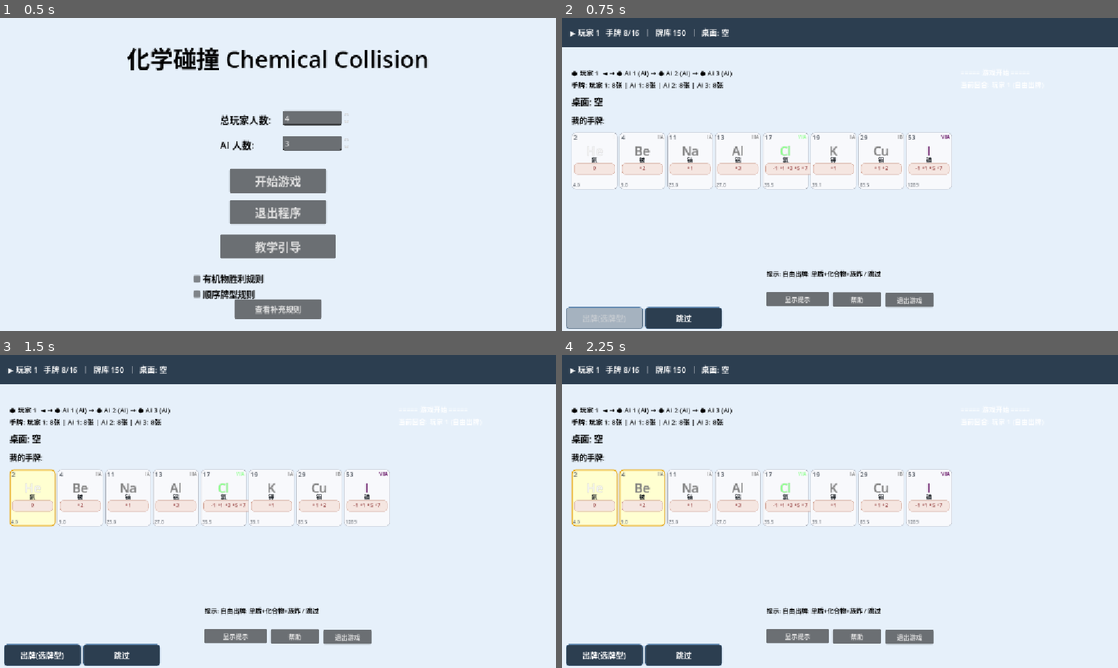
Above: before the commit, frames 1-4 (two rows, left to right).
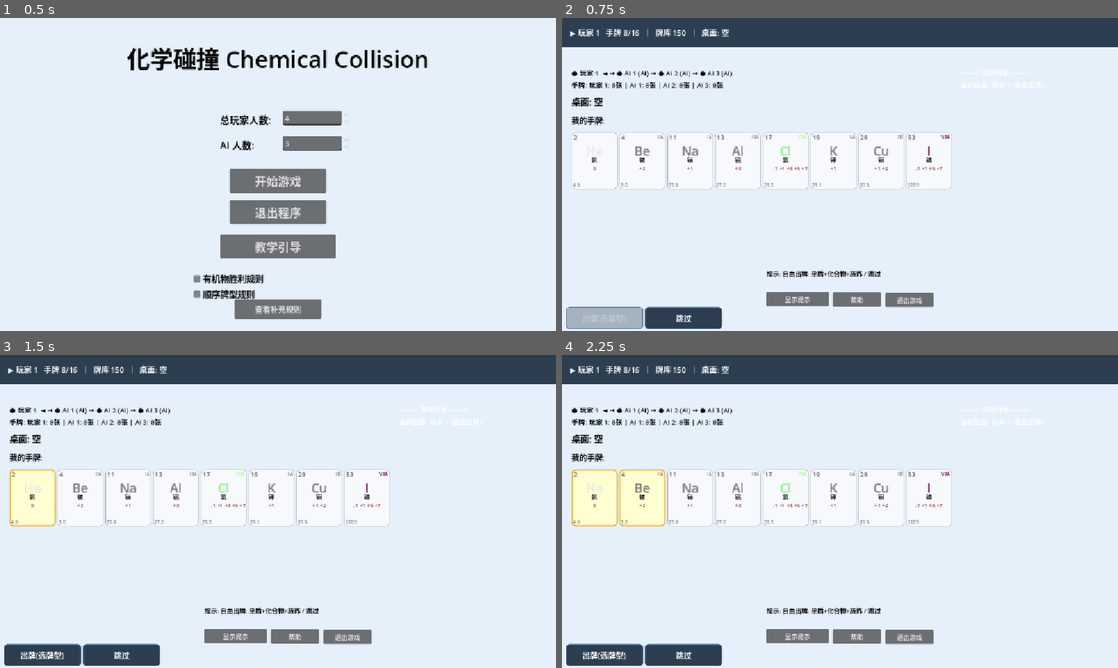
Above: after the commit, the same moments.

Repository: clear-rain108/Chemical_Collision
Game: Godot game, scene res://Main.tscn
The game is run twice, just before and just after one commit, with the same random seed, the same clock (stepped at 60 frames per second) and the same inputs.
Inputs:
- Up to frame 1 (0.5 s): no input
- Up to frame 2 (0.75 s): click "开始游戏" at 0.5 s
- Up to frame 3 (1.5 s): click "2" at 1.25 s
- Up to frame 4 (2.25 s): click "4" at 2 s

Frame 1 is identical in both runs. In frame 2, 2.3% of the frame differs, in the area x 2-70%, y 46-51%; in frame 3, 2.3%; in frame 4, 2.3%.

Commit message:
【回调】化合价显示

Diff:
--- a/chemical-1/scripts/GameUI.gd
+++ b/chemical-1/scripts/GameUI.gd
@@ -1271,20 +1271,7 @@
 	l_val.add_theme_color_override("font_color", Color(0.55, 0.2, 0.2, 1))
 	l_val.horizontal_alignment = HORIZONTAL_ALIGNMENT_CENTER
 	l_val.size = Vector2(85, 16)
-	l_val.position = Vector2(5, 64)
-	# 化合价圆底标签
-	var val_bg = StyleBoxFlat.new()
-	val_bg.bg_color = Color(0.96, 0.9, 0.88, 1.0)
-	val_bg.corner_radius_top_left = 6
-	val_bg.corner_radius_top_right = 6
-	val_bg.corner_radius_bottom_left = 6
-	val_bg.corner_radius_bottom_right = 6
-	val_bg.border_width_left = 1
-	val_bg.border_width_right = 1
-	val_bg.border_width_top = 1
-	val_bg.border_width_bottom = 1
-	val_bg.border_color = Color(0.85, 0.7, 0.65, 1.0)
-	l_val.add_theme_stylebox_override("normal", val_bg)
+	l_val.position = Vector2(5, 66)
 	btn.add_child(l_val)
 
 	var l_mass = Label.new()
